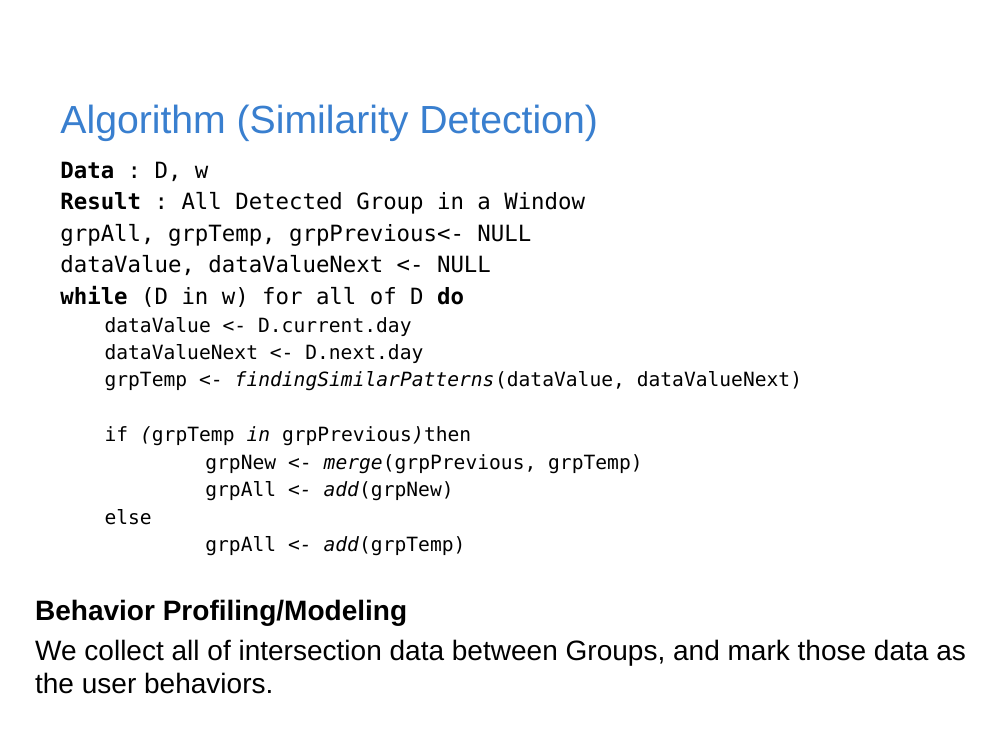
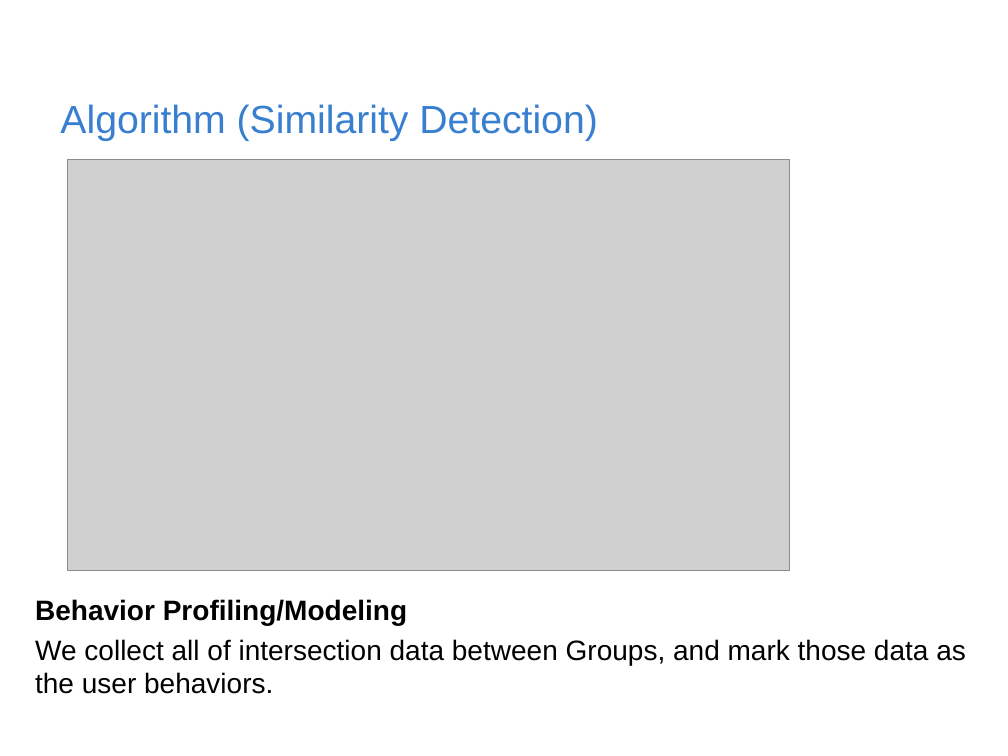
Before and after one commit to rischanlab/MyThesis, a slide deck: slide 19 of Thesis-presentation.pptx. Drawn at 1008x756 pixels with LibreOffice and Linux fonts; fonts in the diff are those of the drawing; grey boxes stand for pictures; background and template pictures are left out. Boxes give left, top, right and bottom in pixels: in the first picture for what was removed or moved away, otherwise in the second. Text is boxed around its words. In the diff, an @@ line names an element or a change of style, - is before the commit and + after.

```diff
--- a/Thesis-presentation.pptx
+++ b/Thesis-presentation.pptx
@@ text removed at box(60, 161, 802, 556) @@
-Data : D, w
-Result : All Detected Group in a Window
-grpAll, grpTemp, grpPrevious<- NULL
-dataValue, dataValueNext <- NULL
-while (D in w) for all of D do
-  dataValue <- D.current.day
-  dataValueNext <- D.next.day
-  grpTemp <- findingSimilarPatterns(dataValue, dataValueNext)
-  if (grpTemp in grpPrevious)then
-  grpNew <- merge(grpPrevious, grpTemp)
-  grpAll <- add(grpNew)
-  else
-  grpAll <- add(grpTemp)
@@ picture added at box(68, 159, 790, 571) @@
```
Also in this commit, not shown: 1 other slide changed, 3 other files.
